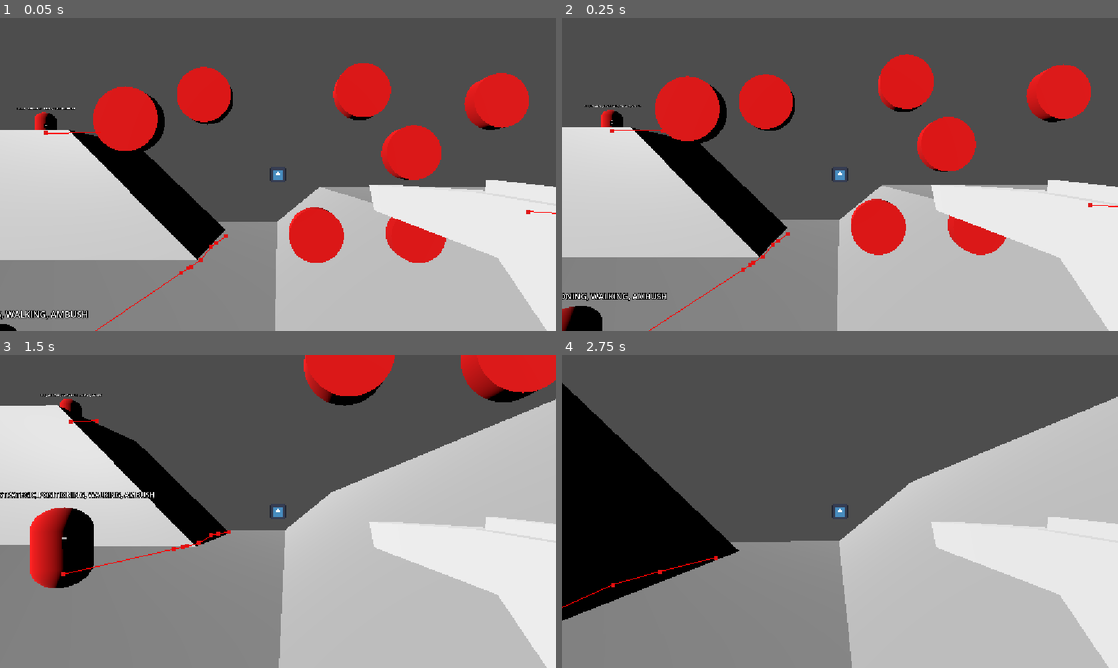
Above: before the commit, frames 1-4 (two rows, left to right).
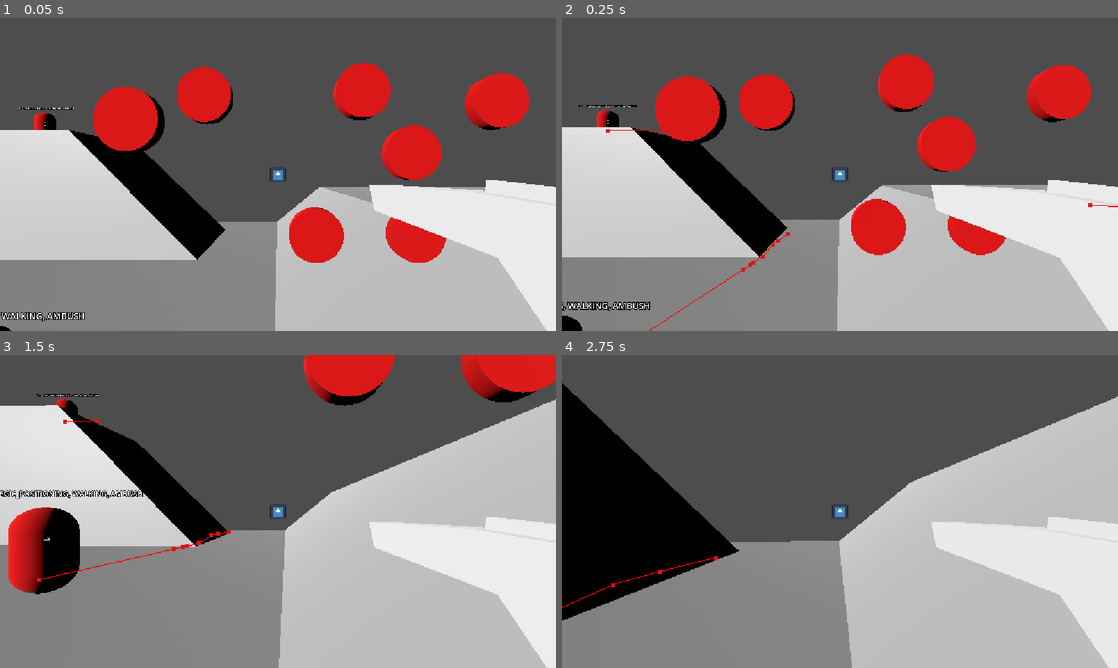
Above: after the commit, the same moments.

Repository: flowerFawn/unnamed-narrative-fps
Game: Godot game, scene res://prototyping/prototype world.tscn
The game is run twice, just before and just after one commit, with the same random seed, the same clock (stepped at 60 frames per second) and the same inputs. The engine's default icon, where the game draws it, is replaced by a stand-in: a white triangle on a blue panel in a dark square.
Inputs (mouse positions are in pixels of both pictures, inside the frame that each line leads up to):
- Up to frame 1 (0.05 s): no input
- Up to frame 2 (0.25 s): no input
- Up to frame 3 (1.5 s): move the mouse to (305, 511) at 0.52 s; press the mouse at (305, 511) at 0.53 s; hold W (Move Forward) from 0.53 s (still down); tap Space (Jump) at 0.77 s; move the mouse to (250, 511) at 1.27 s; release the mouse at (250, 511) at 1.28 s; tap Shift (Sprint) at 1.35 s
- Up to frame 4 (2.75 s): keep holding W (Move Forward); tap Space (Jump) at 1.52 s; move the mouse to (851, 505) at 2.02 s; press the mouse at (851, 505) at 2.03 s

The runs differ from the first frame. In frame 1, 0.7% of the frame differs, in the area x 0-100%, y 28-100%; in frame 2, 1.3%; in frame 3, 3.9%, in the area x 0-28%, y 12-77%; in frame 4, nothing differs.

Commit message:
made pathfinding only update 5 times a second

Diff:
--- a/enemies/enemy.gd
+++ b/enemies/enemy.gd
@@ -154,7 +154,6 @@
 	gather_info()
 	check_for_mode_change_triggers()
 	check_for_state_change()
-	update_pathfinding()
 	head.look_towards(last_known_player_position)
 	if is_shooting:
 		do_shooting()
@@ -183,7 +182,7 @@
 func idle_physics_process(delta:float) -> void:
 	velocity = Vector3.ZERO
 
-	#TODO: make this happen less regularly to save needless cpu cycles
+
 	##Updates the goal point and sets that as the target position for the pathfinding agent
 	##new goal point is dependent on mode and other factors
 func update_pathfinding() -> void:
--- a/enemies/enemy.tscn
+++ b/enemies/enemy.tscn
@@ -50,4 +50,9 @@
 transform = Transform3D(1, 0, 0, 0, 1, 0, 0, 0, 1, 0, 1.1883502, 0)
 billboard = 1
 
+[node name="PathfindingUpdateTimer" type="Timer" parent="." unique_id=1216328307]
+wait_time = 0.2
+autostart = true
+
 [connection signal="navigation_finished" from="NavigationAgent3D" to="." method="mode_change_trigger_target_reached"]
+[connection signal="timeout" from="PathfindingUpdateTimer" to="." method="update_pathfinding"]
